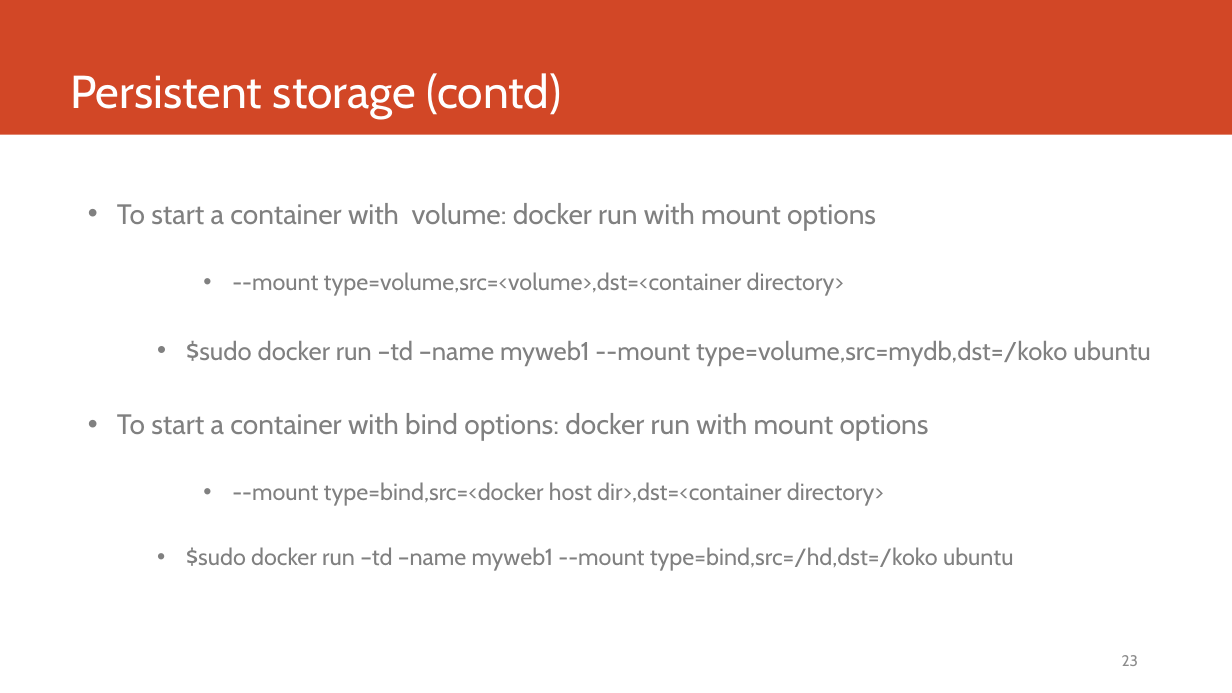
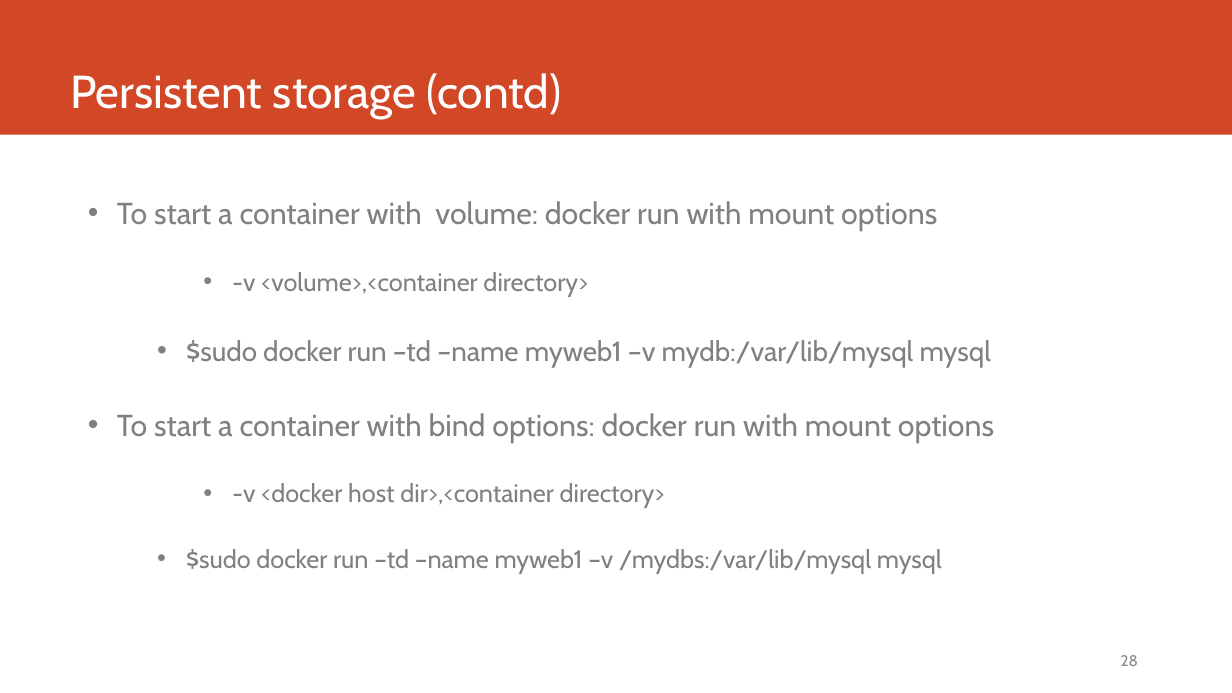
Before and after one commit to compilereg/docker, a slide deck: slide 28 of Docker.pptx (slide 23 before the commit). Drawn at 1232x693 pixels with LibreOffice and Linux fonts; fonts in the diff are those of the drawing. Boxes give left, top, right and bottom in pixels: in the first picture for what was removed or moved away, otherwise in the second. Text is boxed around its words. In the diff, an @@ line names an element or a change of style, - is before the commit and + after.

Commit message:
Adding CI-CD, Network images, logo, storage details

```diff
--- a/Docker.pptx
+++ b/Docker.pptx
@@ text at bbox=[117, 201, 994, 443]: size 21.8 to 23.6 pt in "To start a container with volume: docker ...", "To start a container with bind options: ..."; line spacing 1.5 to 1.4 @@
@@ text at bbox=[186, 272, 991, 367]: text changed; size 20 to 21.7 pt @@
-    • --mount type=volume,src=<volume>,dst=<container directory>
-  • $sudo docker run –td –name myweb1 --mount type=volume,src=mydb,dst=/koko ubuntu
+    • -v <volume>,<container directory>
+  • $sudo docker run –td –name myweb1 –v mydb:/var/lib/mysql mysql
@@ text at bbox=[186, 483, 942, 574]: text changed; size 18.2 to 19.7 pt @@
-    • --mount type=bind,src=<docker host dir>,dst=<container directory>
-  • $sudo docker run –td –name myweb1 --mount type=bind,src=/hd,dst=/koko ubuntu
+    • -v <docker host dir>,<container directory>
+  • $sudo docker run –td –name myweb1 –v /mydbs:/var/lib/mysql mysql
@@ page number at bbox=[1121, 655, 1138, 666]: text changed @@
-23
+28
```
Also in this commit, not shown: 21 other slides changed, 12 slides added, 1 slide removed.
